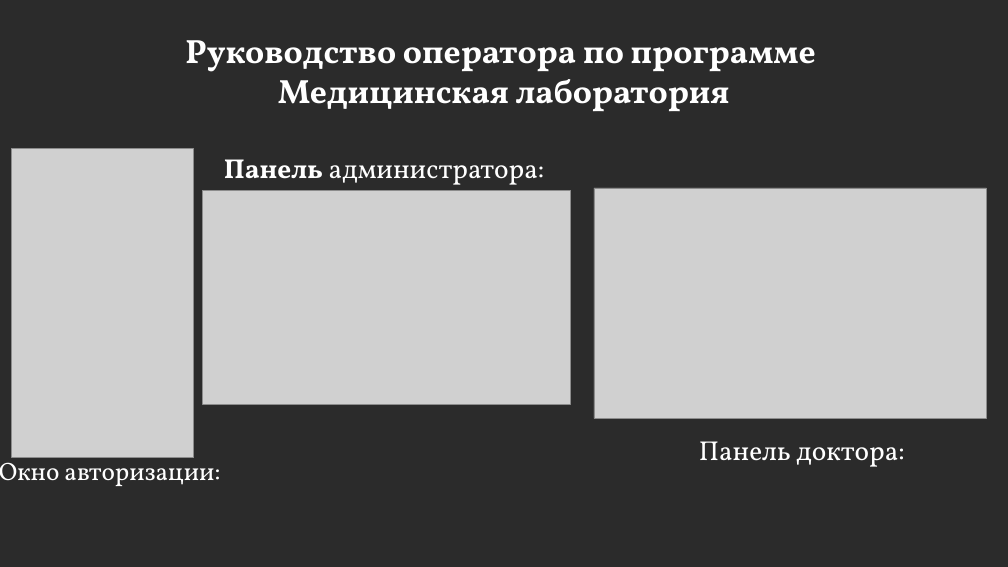
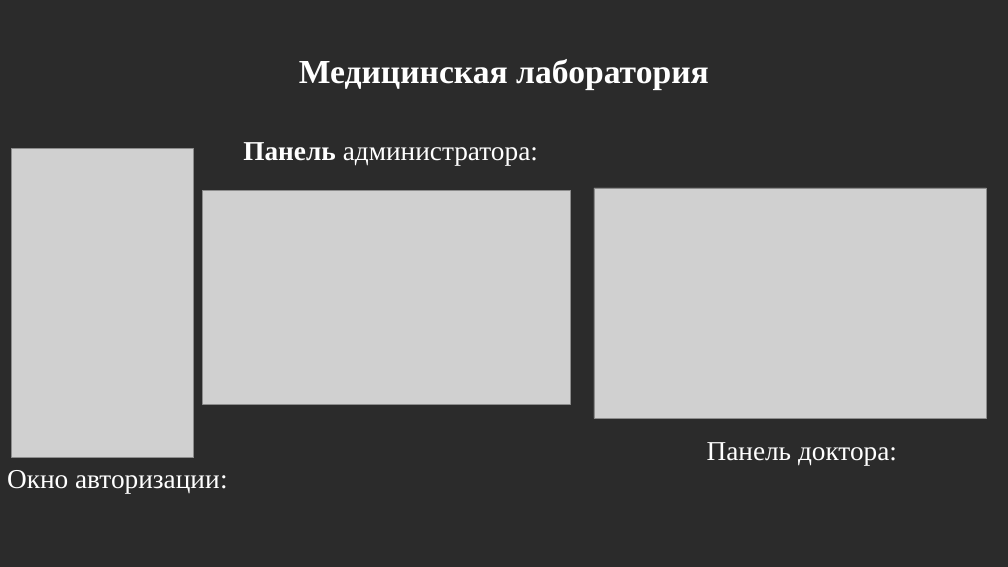
Before and after one commit to MaksimPoliackov/Practice_PM02, a slide deck: slide 6 of Документация/Отчет Поляков М.Е.pptx (slide 7 before the commit). Drawn at 1008x567 pixels with LibreOffice and Linux fonts; fonts in the diff are those of the drawing; grey boxes stand for pictures; background and template pictures are left out; a plain dark background stands for a picture behind light text. Boxes give left, top, right and bottom in pixels: in the first picture for what was removed or moved away, otherwise in the second. Text is boxed around its words. In the diff, an @@ line names an element or a change of style, - is before the commit and + after.

```diff
--- a/Документация/Отчет Поляков М.Е.pptx
+++ b/Документация/Отчет Поляков М.Е.pptx
@@ title at (x1=299, y1=59, x2=709, y2=89): text changed; font Vollkorn to Times New Roman @@
-Руководство оператора по программе
-Медицинская лаборатория
+Медицинская лаборатория
@@ text "Панель администратора:" at (x1=243, y1=142, x2=538, y2=165): font Vollkorn to Times New Roman @@
@@ text "Панель администратора:" moved from (x1=224, y1=159, x2=545, y2=191) to (x1=243, y1=142, x2=538, y2=165) @@
@@ text "Панель доктора:" at (x1=707, y1=442, x2=897, y2=465): font Vollkorn to Times New Roman @@
@@ text "Окно авторизации:" moved from (x1=0, y1=457, x2=220, y2=486) to (x1=7, y1=470, x2=227, y2=494) @@
@@ text "Окно авторизации:" at (x1=7, y1=470, x2=227, y2=494): size 24.1 to 26 pt, font Vollkorn to Times New Roman; line spacing 0.8 to 1 @@
```
Also in this commit, not shown: 15 other slides changed, 1 slide removed, 1 other file.
